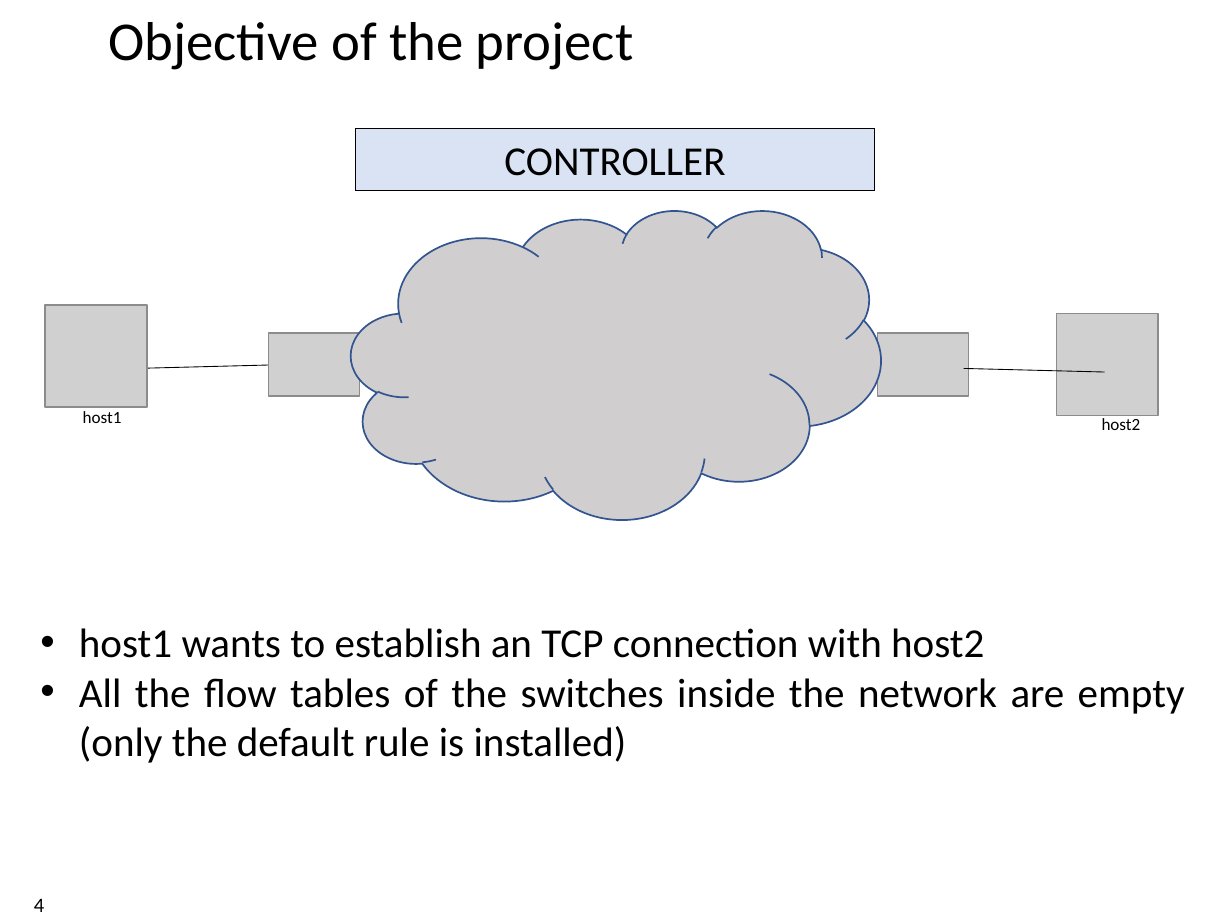
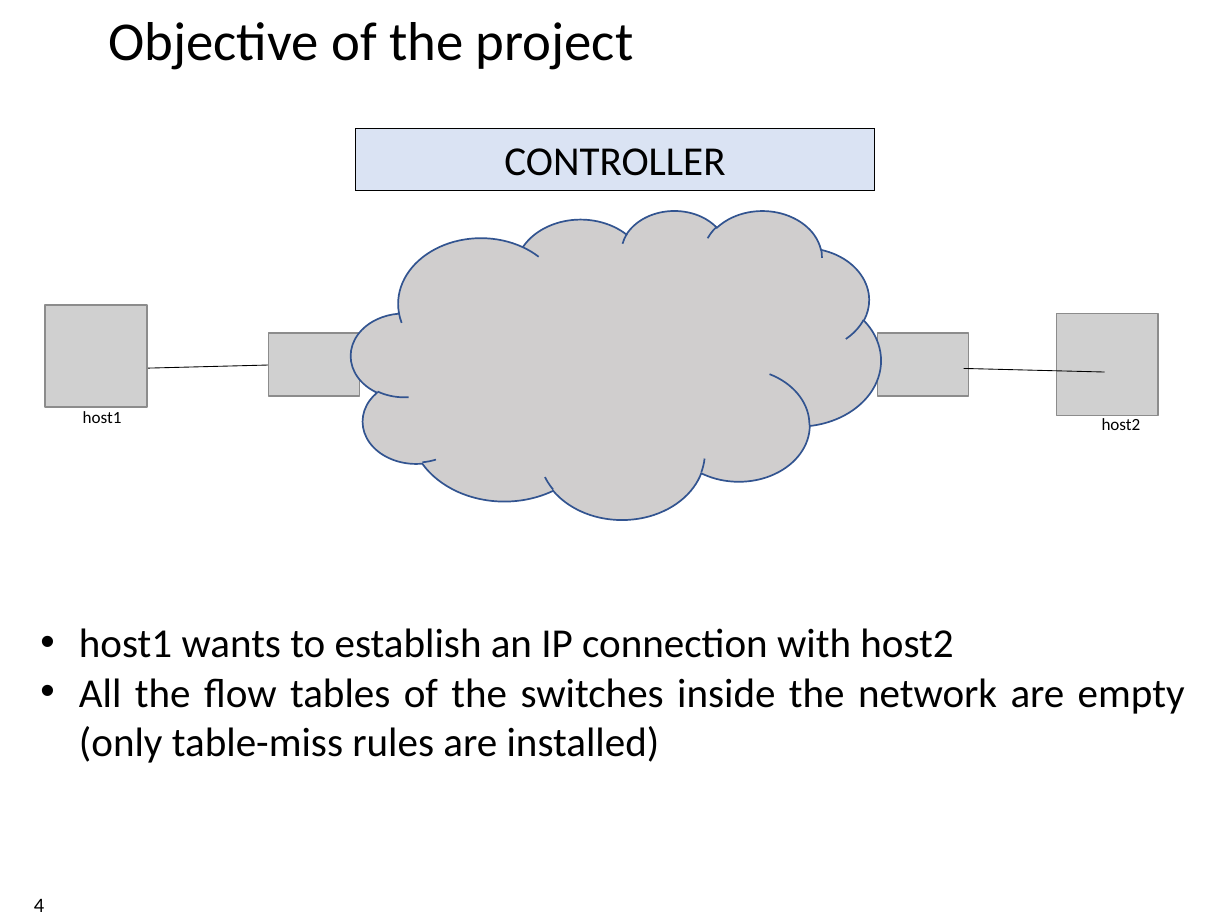
Before and after one commit to xdl907/switching-and-routing-project, a slide deck: slide 4 of template_project_exam__1_.pptx. Drawn at 1232x924 pixels with LibreOffice and Linux fonts; fonts in the diff are those of the drawing; grey boxes stand for pictures; background and template pictures are left out. Boxes give left, top, right and bottom in pixels: in the first picture for what was removed or moved away, otherwise in the second. Text is boxed around its words. In the diff, an @@ line names an element or a change of style, - is before the commit and + after.

```diff
--- a/template_project_exam__1_.pptx
+++ b/template_project_exam__1_.pptx
@@ text at (79, 628, 1185, 763): text changed @@
-• host1 wants to establish an TCP connection with host2
-• All the flow tables of the switches inside the network are empty (only the default rule is installed)
+• host1 wants to establish an IP connection with host2
+• All the flow tables of the switches inside the network are empty (only table-miss rules are installed)
```
Also in this commit, not shown: 5 other slides changed, 1 slide removed.
